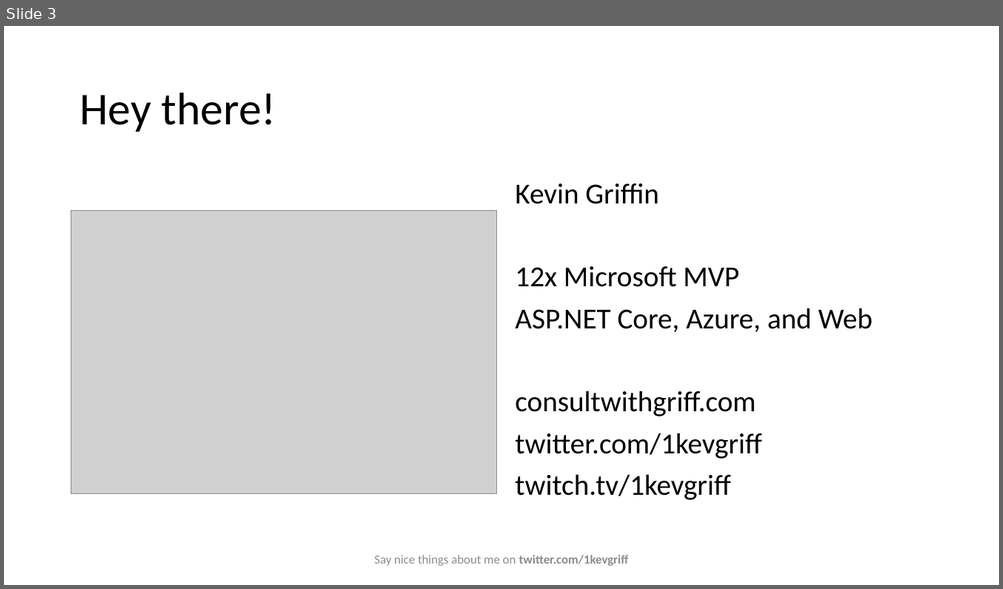
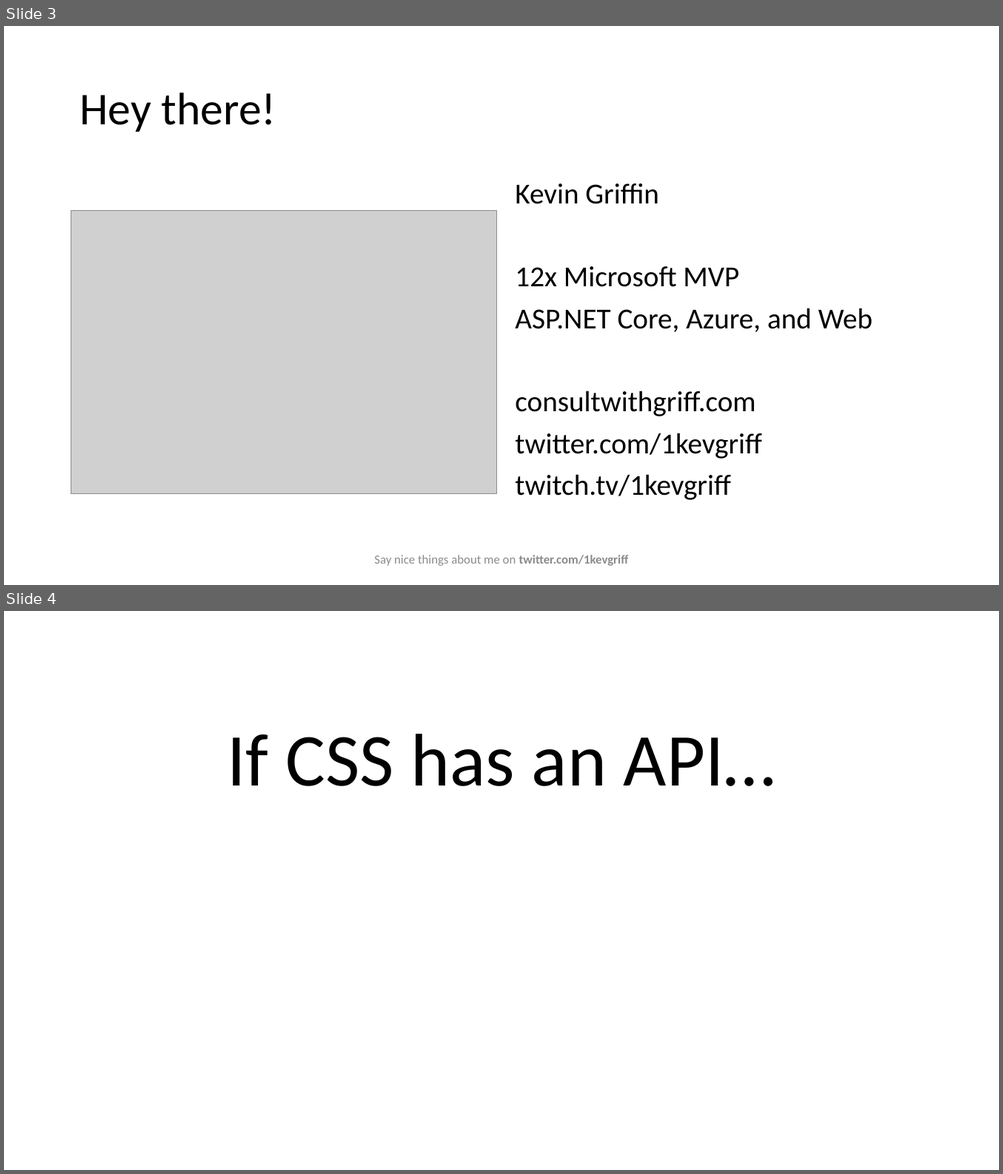
Before and after one commit to 1kevgriff/TailwindEssentials, a slide deck: Slides/Tailwind Essentials.pptx. Shown one above the other, each under a label of ours: slide 3 before the commit, slides 3 and 4 after it. The pictures are 1003x589 and 1003x1174 pixels, drawn with LibreOffice and Linux fonts; fonts in the diff are those of the drawing; grey boxes stand for pictures. Boxes give left, top, right and bottom in pixels: in the first picture for what was removed or moved away, otherwise in the second. Text is boxed around its words. In the diff, an @@ line names an element or a change of style, - is before the commit and + after.

```diff
--- a/Slides/Tailwind Essentials.pptx
+++ b/Slides/Tailwind Essentials.pptx
@@ slide 4 added at (x1=4, y1=611, x2=999, y2=1170), background #FFFFFF @@
@@ text added at (x1=227, y1=734, x2=775, y2=786), 72 pt, text #000000 @@
+If CSS has an API…
```
Also in this commit, not shown: 27 other slides added, 1 slide removed, 51 other files.
